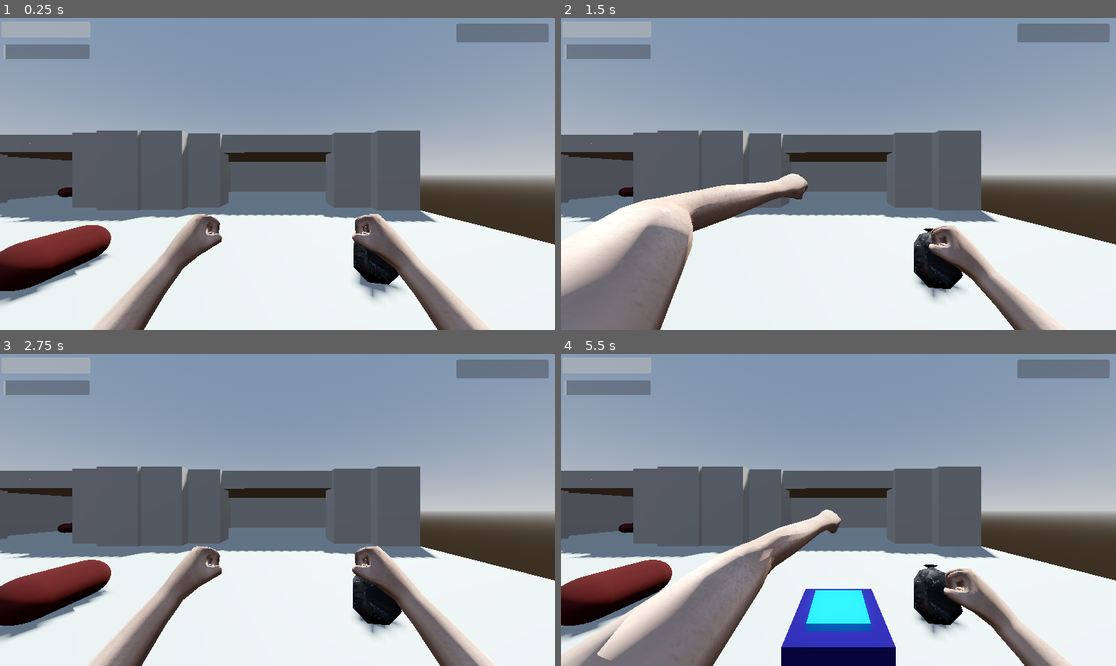
Above: before the commit, frames 1-4 (two rows, left to right).
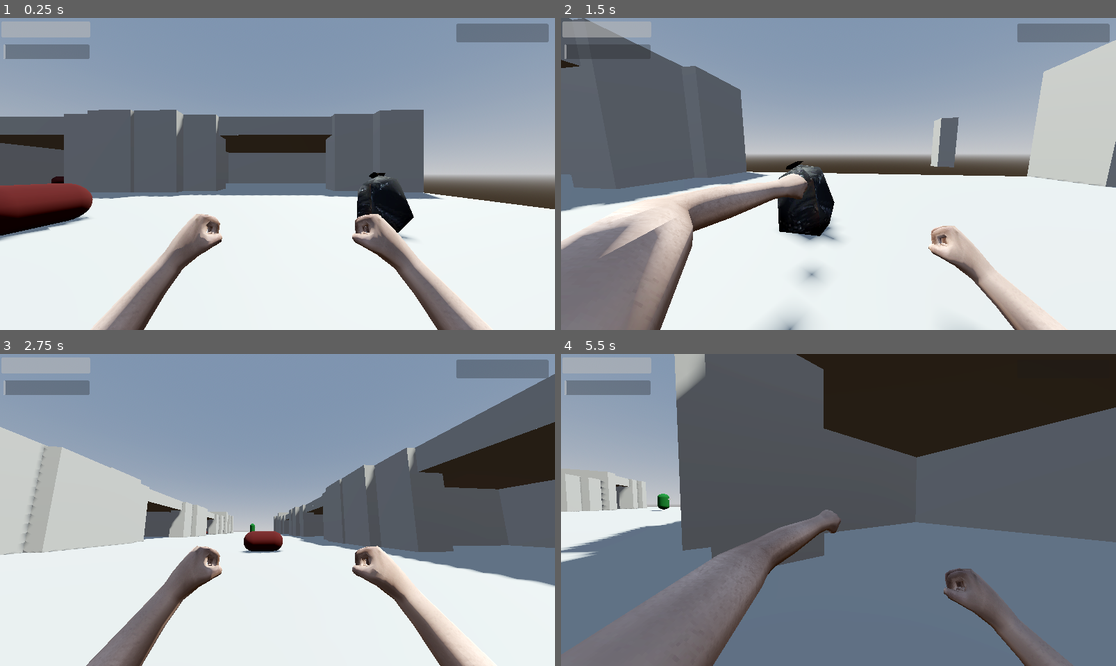
Above: after the commit, the same moments.

Repository: lungcollapser/record
Game: Godot game, scene res://scenes/world.tscn
The game is run twice, just before and just after one commit, with the same random seed, the same clock (stepped at 60 frames per second) and the same inputs.
Inputs (mouse positions are in pixels of both pictures, inside the frame that each line leads up to):
- Up to frame 1 (0.25 s): no input
- Up to frame 2 (1.5 s): tap Enter (ui_accept) at 0.5, 0.77 s; move the mouse to (832, 180) at 0.52 s; hold W (forward) from 0.53 s (still down); tap E (interact) at 0.6 s; click (832, 180) at 0.8 s; move the mouse to (877, 177) at 1.27 s; click (877, 177) at 1.35 s
- Up to frame 3 (2.75 s): keep holding W (forward); tap Enter (ui_accept) at 1.52 s; tap E (interact) at 1.55 s; move the mouse to (233, 506) at 2.02 s; hold Ctrl (crouch) from 2.03 s (still down); click (233, 506) at 2.3 s
- Up to frame 4 (5.5 s): move the mouse to (844, 510) at 2.77 s; release W (forward) at 2.78 s; release Ctrl (crouch) at 2.78 s; hold A (left) 2.78-3.53 s; tap T (dropreceptacle) at 2.85 s; tap Enter (ui_accept) at 3.02, 3.77, 4.52 s; tap E (interact) at 3.05, 3.6, 4.55 s; move the mouse to (816, 503) at 3.52 s; hold W (forward) from 3.53 s (still down); click (816, 503) at 3.8 s; move the mouse to (866, 510) at 4.27 s; click (866, 510) at 4.35 s; move the mouse to (810, 510) at 5.02 s; right-click (810, 510) at 5.1 s; click (810, 510) at 5.3 s

The runs differ from the first frame. In frame 1, 22% of the frame differs, in the area x 0-100%, y 29-100%; in frame 2, 38%; in frame 3, 36%; in frame 4, 72%, in the area x 0-100%, y 0-100%.
Error before the commit: Parse Error: Too few arguments for "pick_up_object()" call. Expected at least 1 but received 0. (res://scripts/playerbody.gd:85)

Commit message:
i work so hard
harder than you. ligma

Diff:
--- a/scenes/dead_body.tscn
+++ b/scenes/dead_body.tscn
@@ -1,7 +1,7 @@
-[gd_scene load_steps=7 format=3 uid="uid://cfqnnebvepiiw"]
+[gd_scene load_steps=8 format=3 uid="uid://cfqnnebvepiiw"]
 
 [ext_resource type="Script" path="res://scripts/dead_body.gd" id="1_woxul"]
-[ext_resource type="Script" path="res://scenes/pickup_component.gd" id="2_rloq2"]
+[ext_resource type="PackedScene" uid="uid://bk6e6igwyvo4b" path="res://scenes/pickup_component.tscn" id="2_gqq67"]
 
 [sub_resource type="PhysicsMaterial" id="PhysicsMaterial_03anv"]
 friction = 0.45
@@ -12,6 +12,8 @@
 albedo_color = Color(0.247059, 0, 0, 1)
 
 [sub_resource type="CapsuleShape3D" id="CapsuleShape3D_eh13d"]
+
+[sub_resource type="CapsuleShape3D" id="CapsuleShape3D_ot0hj"]
 
 [node name="deadbody" type="RigidBody3D" groups=["Dismember"]]
 transform = Transform3D(1, 0, 0, 0, 1, 0, 0, 0, 1, 0, 0.390282, 0)
@@ -28,7 +30,13 @@
 transform = Transform3D(0.78, 0, 0, 0, -3.40949e-08, -0.78, 0, 0.78, -3.40949e-08, 0, 0, 0)
 shape = SubResource("CapsuleShape3D_eh13d")
 
-[node name="PickupComponent" type="Node3D" parent="."]
-script = ExtResource("2_rloq2")
+[node name="PickupComponent" parent="." instance=ExtResource("2_gqq67")]
+transform = Transform3D(1, 0, 0, 0, 1, 0, 0, 0, 1, -0.00928819, -0.390282, 0.00189137)
+collision_layer = 8
+collision_mask = 8
+
+[node name="PickupComponentShape" type="CollisionShape3D" parent="PickupComponent"]
+transform = Transform3D(1, 0, 0, 0, -4.37114e-08, -1, 0, 1, -4.37114e-08, 0.0464983, 0.435847, 0)
+shape = SubResource("CapsuleShape3D_ot0hj")
 
 [connection signal="body_entered" from="." to="." method="_on_body_entered"]
--- a/scenes/garbage_bag.tscn
+++ b/scenes/garbage_bag.tscn
@@ -1,7 +1,8 @@
-[gd_scene load_steps=8 format=4 uid="uid://oanau7q0yrjd"]
+[gd_scene load_steps=10 format=4 uid="uid://oanau7q0yrjd"]
 
 [ext_resource type="Script" path="res://scripts/garbage_bag.gd" id="1_h3y83"]
 [ext_resource type="Texture2D" uid="uid://bwlerjt8227xc" path="res://assets/Garbage_Bag_01_black1_Trash_Bag_01_x128.png" id="1_rvf2u"]
+[ext_resource type="PackedScene" uid="uid://bk6e6igwyvo4b" path="res://scenes/pickup_component.tscn" id="3_l2eyp"]
 
 [sub_resource type="PhysicsMaterial" id="PhysicsMaterial_b5oua"]
 friction = 0.59
@@ -49,6 +50,8 @@
 [sub_resource type="ConvexPolygonShape3D" id="ConvexPolygonShape3D_m7re1"]
 points = PackedVector3Array(-0.270752, 0.0955901, 0.0579453, -0.145742, 0.00748006, -0.157615, -0.18125, 0.00698783, 0. …(782 unchanged characters)…
 
+[sub_resource type="SphereShape3D" id="SphereShape3D_uje6q"]
+
 [node name="GarbageBag" type="RigidBody3D" groups=["garbage"]]
 transform = Transform3D(1, 0, 0, 0, 0.827375, 0.56165, 0, -0.56165, 0.827375, 0, 0, 0)
 collision_layer = 2
@@ -65,4 +68,10 @@
 transform = Transform3D(1.5, 0, 0, 0, 1.5, 0, 0, 0, 1.5, 0, 0, 0)
 shape = SubResource("ConvexPolygonShape3D_m7re1")
 
+[node name="PickupComponent" parent="." instance=ExtResource("3_l2eyp")]
+
+[node name="CollisionShape3D" type="CollisionShape3D" parent="PickupComponent"]
+transform = Transform3D(1, 0, 0, 0, 1, 0, 0, 0, 1, 0, 0.445366, 0.0911024)
+shape = SubResource("SphereShape3D_uje6q")
+
 [connection signal="body_entered" from="." to="." method="_on_body_entered"]
--- /dev/null
+++ b/scenes/pickup_component.tscn
@@ -0,0 +1,6 @@
+[gd_scene load_steps=2 format=3 uid="uid://bk6e6igwyvo4b"]
+
+[ext_resource type="Script" path="res://scripts/pickup_component.gd" id="1_xq6xi"]
+
+[node name="PickupComponent" type="Area3D"]
+script = ExtResource("1_xq6xi")
--- a/scenes/player.tscn
+++ b/scenes/player.tscn
@@ -32,7 +32,8 @@
 [node name="Pickup" type="RayCast3D" parent="Playerbody/Head/Camera3D" groups=["pickup"]]
 transform = Transform3D(1, 0, 0, 0, 1, 0, 0, 0, 1, 0, 0.0246967, 0)
 target_position = Vector3(0, -1, -5)
-collision_mask = 3
+collision_mask = 11
+collide_with_areas = true
 
 [node name="Sketchfab_Scene" parent="Playerbody/Head/Camera3D" instance=ExtResource("2_6o8wa")]
 transform = Transform3D(-0.67, 0, -1.01167e-07, 0, 0.67, 0, 1.01167e-07, 0, -0.67, 0.0448688, -3.10975, -0.100283)
--- a/scripts/health_component.gd
+++ b/scripts/health_component.gd
@@ -9,7 +9,5 @@
 func take_damage(attack):
 	health -= attack
 
-	return health
-
 	if health <= 0:
 		get_parent().queue_free()
--- a/scenes/pickup_component.gd
+++ b/scripts/pickup_component.gd
@@ -1,2 +1,2 @@
-extends Node3D
+extends Area3D
 class_name PickupComponent
--- a/scripts/playerbody.gd
+++ b/scripts/playerbody.gd
@@ -48,12 +48,11 @@
 		camera.rotate_x(-event.relative.y * SENSITIVTY)
 		camera.rotation.x = clamp(camera.rotation.x, deg_to_rad(-50), deg_to_rad(60))
 
-func pick_up_object(collider):
-	collider = pick_up.get_collider()
+func pick_up_object():
+	var collider = pick_up.get_collider()
 	if collider != null and collider is PickupComponent:
-		var pick_up_com : PickupComponent = collider
 		print(collider.get_name())
-		picked_up_object = pick_up_com
+		picked_up_object = collider
 
 
 func drop_object():
@@ -67,12 +66,12 @@
 
 
 	if picked_up_object != null:
-		picked_up_object.lock_rotation = true
+		picked_up_object.get_parent().lock_rotation = true
 
 	if picked_up_object != null:
 		var a = picked_up_object.global_position
 		var b = hold.global_position
-		picked_up_object.set_linear_velocity((b-a) * pull_power)
+		picked_up_object.get_parent().set_linear_velocity((b-a) * pull_power)
 
 	#if picked_up_object != null and (player.global_position - picked_up_object.global_position) :
 	#	picked_up_object = null
@@ -81,7 +80,6 @@
 
 	if Input.is_action_just_pressed("interact"):
 		if picked_up_object == null:
-
 			pick_up_object()
 		elif picked_up_object != null:
 			drop_object()
--- a/scripts/psx_first_person_arms.gd
+++ b/scripts/psx_first_person_arms.gd
@@ -18,7 +18,7 @@
 
 
 func _on_psx_arm_hitbox_body_entered(body):
-	if body is Enemy and Input.is_action_just_pressed("leftattack"):
+	if body is Enemy:
 		Events.emit_signal("call_enemy_lose_health")
 
 	if body is DeadBody:
